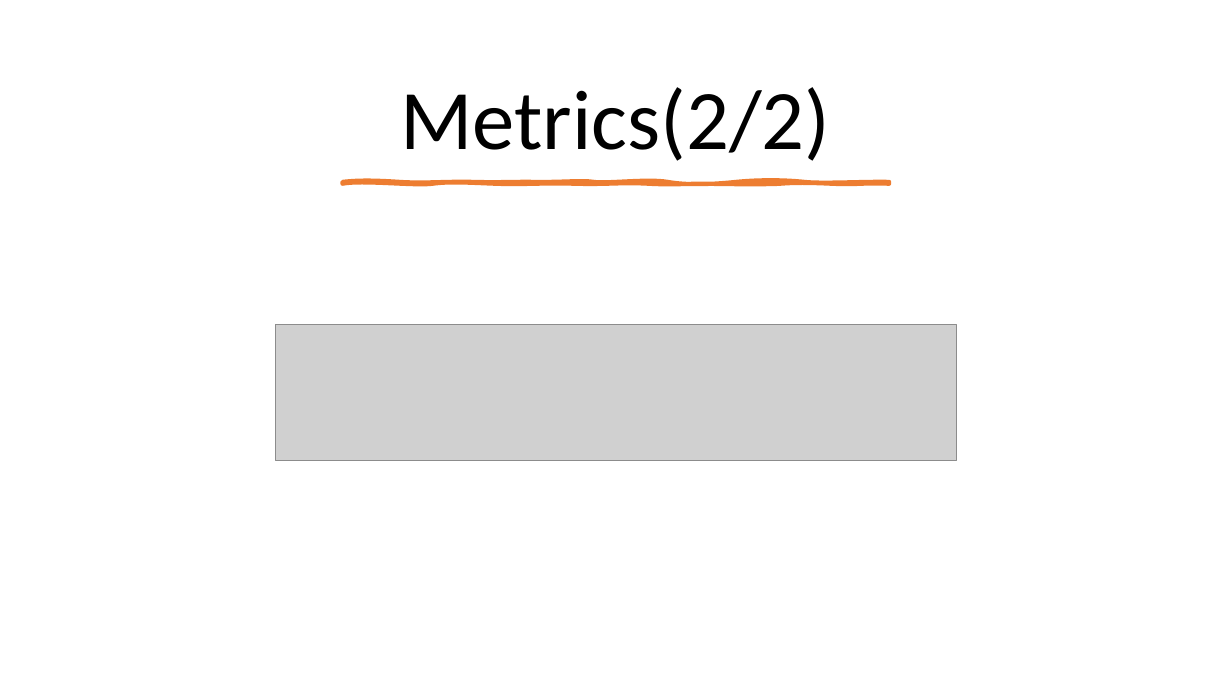
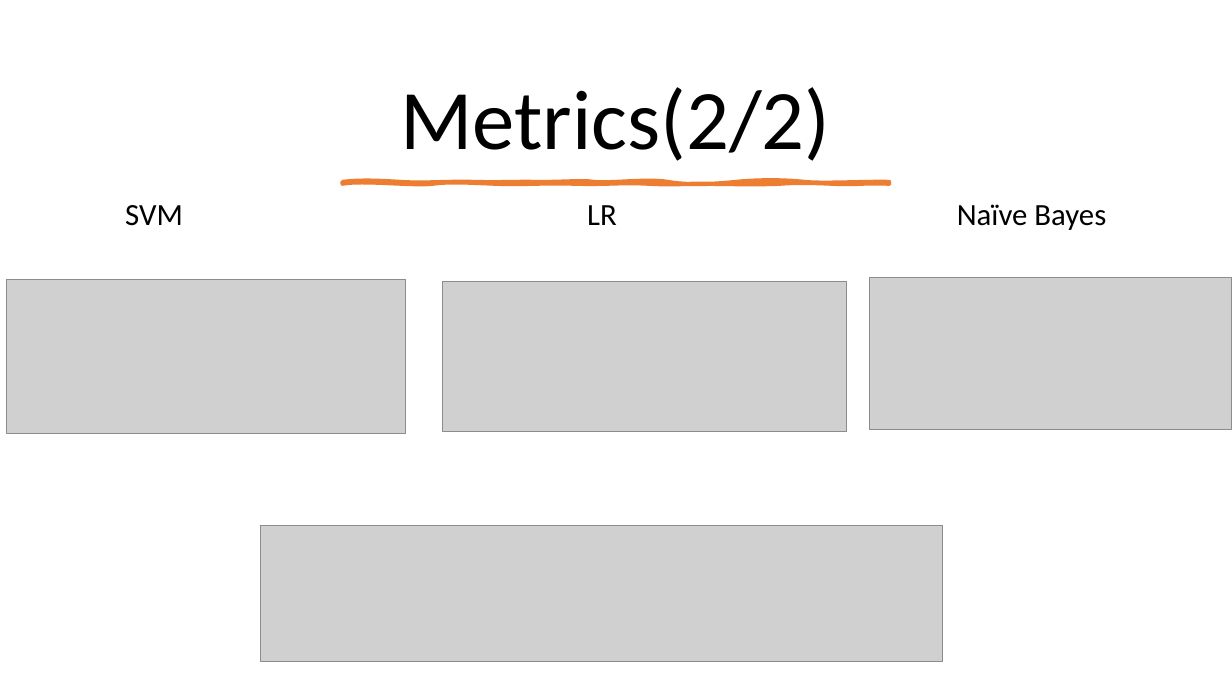
Before and after one commit to icsd13152/Sentiment_Analysis_Covid19, a slide deck: slide 8 of Presentation.pptx (slide 7 before the commit). Drawn at 1232x693 pixels with LibreOffice and Linux fonts; fonts in the diff are those of the drawing; grey boxes stand for pictures. Boxes give left, top, right and bottom in pixels: in the first picture for what was removed or moved away, otherwise in the second. Text is boxed around its words. In the diff, an @@ line names an element or a change of style, - is before the commit and + after.

```diff
--- a/Presentation.pptx
+++ b/Presentation.pptx
@@ text added at [125, 204, 1106, 230], 24 pt, text #000000 @@
+SVM LR Naïve Bayes
@@ picture added at [6, 279, 406, 434] @@
@@ picture added at [443, 282, 846, 431] @@
@@ picture added at [870, 278, 1232, 431] @@
@@ picture: place and size @@
-picture at [275, 324, 958, 460]
+picture at [261, 526, 943, 662]
```
Also in this commit, not shown: 2 other slides changed, 6 slides added, 2 slides removed, 7 other files.
